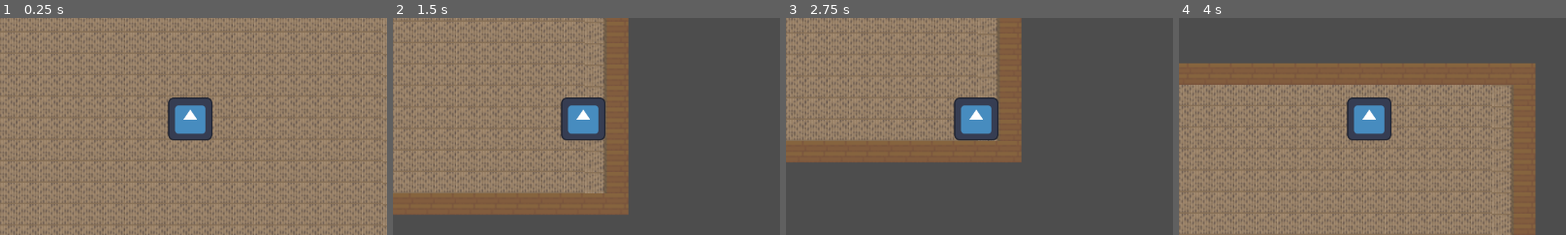
Above: before the commit, frames 1-4 (left to right).
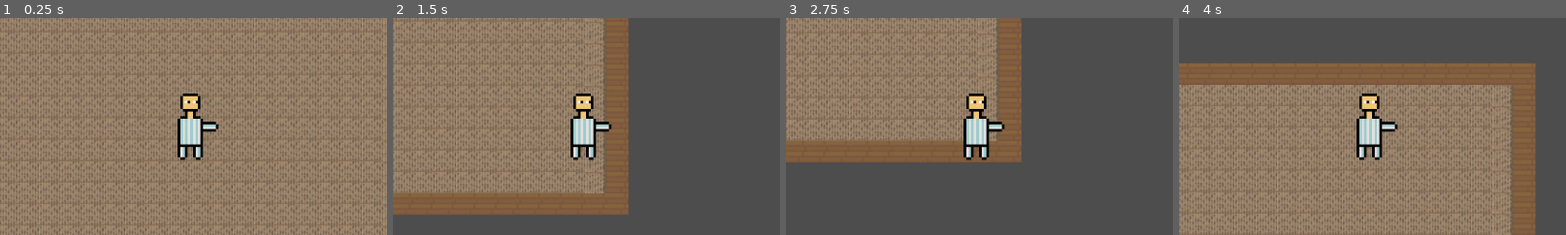
Above: after the commit, the same moments.

Repository: Quillen09/Burgle-Buddies
Game: Godot game, scene res://Scenes/main.tscn
The game is run twice, just before and just after one commit, with the same random seed, the same clock (stepped at 60 frames per second) and the same inputs. Before the commit the project has no main scene; this scene is started directly in both runs. The engine's default icon, where the game draws it, is replaced by a stand-in: a white triangle on a blue panel in a dark square.
Inputs:
- Up to frame 1 (0.25 s): no input
- Up to frame 2 (1.5 s): tap Enter at 0.5 s; hold D (right) 0.53-1.28 s; hold S (down) from 1.28 s (still down)
- Up to frame 3 (2.75 s): tap Space at 2 s; release S (down) at 2.03 s; hold D (right) from 2.03 s (still down)
- Up to frame 4 (4 s): tap Enter at 2.75 s; release D (right) at 2.78 s; hold W (up) 2.78-3.53 s; hold A (left) from 3.53 s (still down)
The pictures show only the part of the screen within x 26-75%, y 27-77%; the shares and areas given below are measured in that part.

The runs differ from the first frame. In frame 1, 2.9% of the frame differs, in the area x 43-57%, y 34-66%; in frame 2, 2.9%; in frame 3, 2.9%; in frame 4, 2.9%.

Commit message:
add resident and burglar sprites

Diff:
--- a/BurgleBuddies/Scenes/player.tscn
+++ b/BurgleBuddies/Scenes/player.tscn
@@ -1,7 +1,7 @@
 [gd_scene load_steps=4 format=3 uid="uid://cnk51647w7i0d"]
 
 [ext_resource type="Script" path="res://Scripts/player.gd" id="1_4mejw"]
-[ext_resource type="Texture2D" uid="uid://bdm6rjgog5di3" path="res://icon.svg" id="1_etmxm"]
+[ext_resource type="Texture2D" uid="uid://c2lmjh3lvbehf" path="res://Scenes/1740675762512.png" id="2_8wodu"]
 
 [sub_resource type="RectangleShape2D" id="RectangleShape2D_f0bsv"]
 size = Vector2(69, 66)
@@ -11,8 +11,8 @@
 
 [node name="Sprite2D" type="Sprite2D" parent="."]
 position = Vector2(1, 1)
-scale = Vector2(0.513, 0.5)
-texture = ExtResource("1_etmxm")
+scale = Vector2(0.1, 0.1)
+texture = ExtResource("2_8wodu")
 
 [node name="CollisionShape2D" type="CollisionShape2D" parent="."]
 position = Vector2(1.5, 1)
--- a/BurgleBuddies/project.godot
+++ b/BurgleBuddies/project.godot
@@ -11,6 +11,7 @@
 [application]
 
 config/name="Burgle Buddies"
+run/main_scene="res://Scenes/main.tscn"
 config/features=PackedStringArray("4.3", "Forward Plus")
 config/icon="res://icon.svg"
 
Binary file added: BurgleBuddies/Scenes/1740675762512.png
Not shown, added: BurgleBuddies/Scenes/1740675762512.png.import
Binary file added: BurgleBuddies/Scenes/1740675768571.png
Not shown, added: BurgleBuddies/Scenes/1740675768571.png.import
